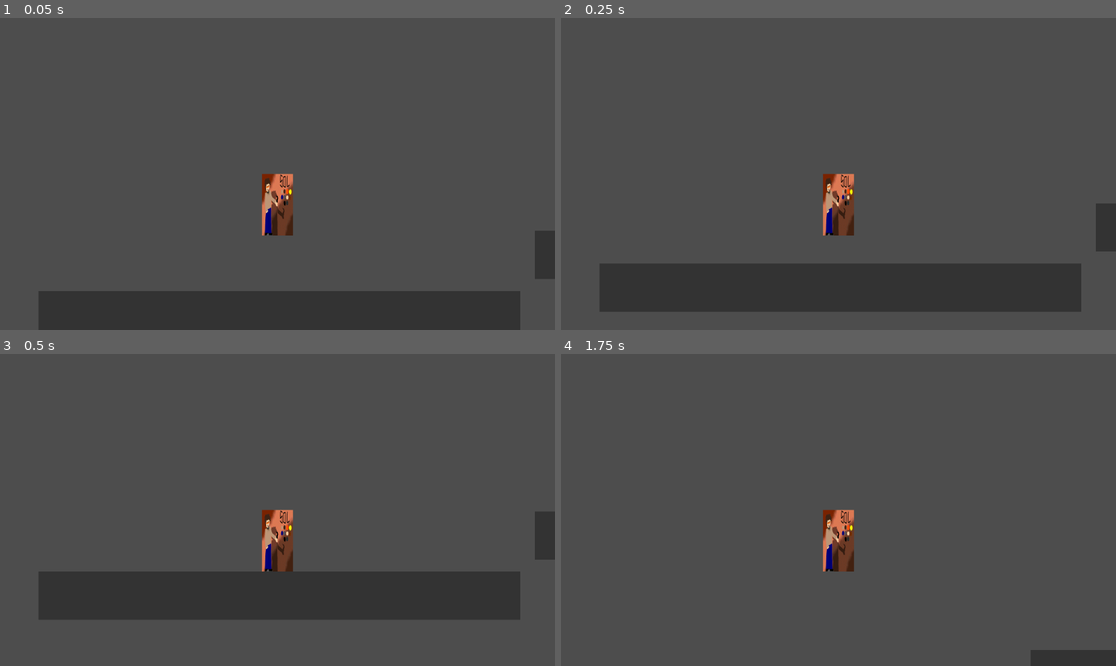
Above: before the commit, frames 1-4 (two rows, left to right).
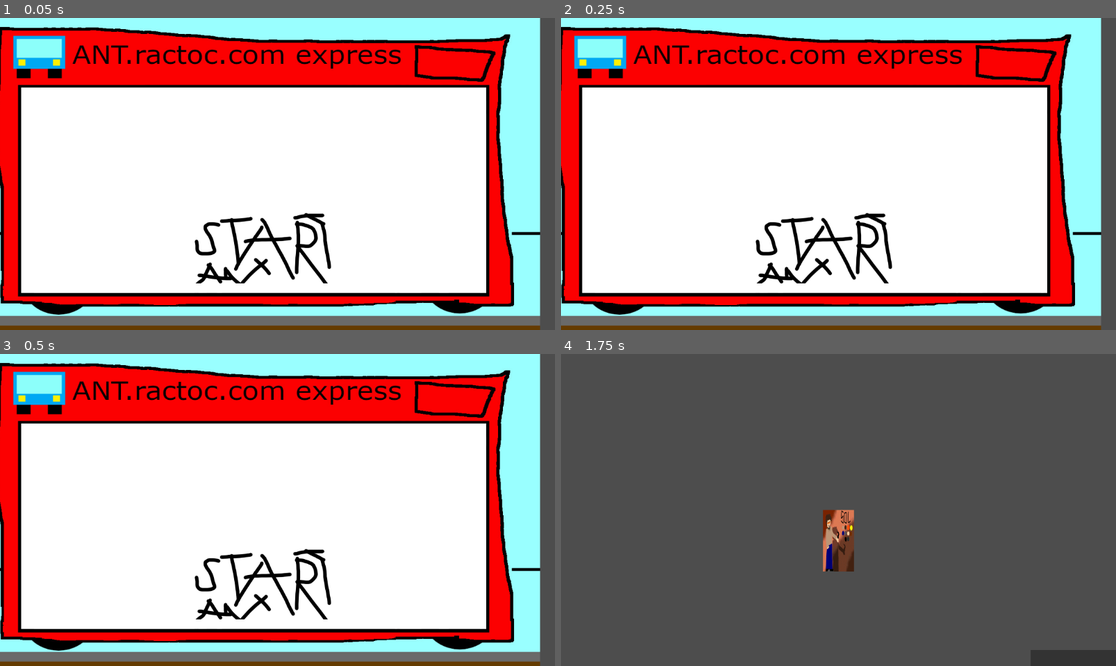
Above: after the commit, the same moments.

Repository: Iryn-e/OC-DeathBattle
Game: Godot game, scene res://scenes/MainMenu.tscn
Same seed, same stepped clock (60 frames per second), same inputs: the game is played once before the commit and once after it. Before the commit the project starts from res://scenes/World.tscn.
Inputs (mouse positions are in pixels of both pictures, inside the frame that each line leads up to):
- Up to frame 1 (0.05 s): no input
- Up to frame 2 (0.25 s): no input
- Up to frame 3 (0.5 s): no input
- Up to frame 4 (1.75 s): click (821, 581) at 0.52 s; tap Enter (ui_accept) at 1.25, 1.52 s; move the mouse to (960, 494) at 1.27 s; hold Right (ui_right) from 1.28 s (still down); click (960, 494) at 1.42 s

The runs differ from the first frame. In frame 1, 98% of the frame differs, in the area x 0-100%, y 0-100%; in frame 2, 98%; in frame 3, 98%; in frame 4, nothing differs.

Commit message:
changed to add a main menu

Diff:
--- a/project.godot
+++ b/project.godot
@@ -11,6 +11,6 @@
 [application]
 
 config/name="OC-Death-Battle"
-run/main_scene="res://scenes/World.tscn"
+run/main_scene="res://scenes/MainMenu.tscn"
 config/features=PackedStringArray("4.2", "Forward Plus")
 config/icon="res://assets/icon.svg"
--- /dev/null
+++ b/scenes/MainMenu.tscn
@@ -0,0 +1,21 @@
+[gd_scene load_steps=4 format=3 uid="uid://bryjbp70qus6p"]
+
+[ext_resource type="Texture2D" uid="uid://by2jdinlbvq25" path="res://assets/car/basic-wagen-tall.jpg.png" id="1_yedvr"]
+[ext_resource type="Texture2D" uid="uid://dflj3m4qvehj5" path="res://assets/car/start-btn.png" id="2_0l5vs"]
+[ext_resource type="Script" path="res://scripts/Start.gd" id="2_x0axq"]
+
+[node name="Node2D" type="Node2D"]
+position = Vector2(-42, 7)
+
+[node name="Sprite2D" type="Sprite2D" parent="."]
+position = Vector2(574, 323)
+scale = Vector2(0.920977, 0.836578)
+texture = ExtResource("1_yedvr")
+
+[node name="TextureButton" type="TextureButton" parent="."]
+offset_left = 437.0
+offset_top = 394.0
+offset_right = 737.0
+offset_bottom = 544.0
+texture_normal = ExtResource("2_0l5vs")
+script = ExtResource("2_x0axq")
--- /dev/null
+++ b/scripts/Start.gd
@@ -0,0 +1,8 @@
+extends TextureButton
+
+func on_Button_gui_input(event):
+	if event is InputEventMouseButton and event.pressed:
+		if event.button_index ==MOUSE_BUTTON_LEFT:
+			get_tree().change_scene_to_packed(load("res://scenes/World.tscn"))
+func _ready():
+	gui_input.connect(on_Button_gui_input)
Binary file added: assets/car/basic-wagen-tall.jpg.png
Not shown, added: assets/car/basic-wagen-tall.jpg.png.import
Binary file added: assets/car/start-btn.png
Not shown, added: assets/car/start-btn.png.import
Not shown, added: assets/car/start-btn.kra
Not shown, added: assets/car/start-btn.kra~
